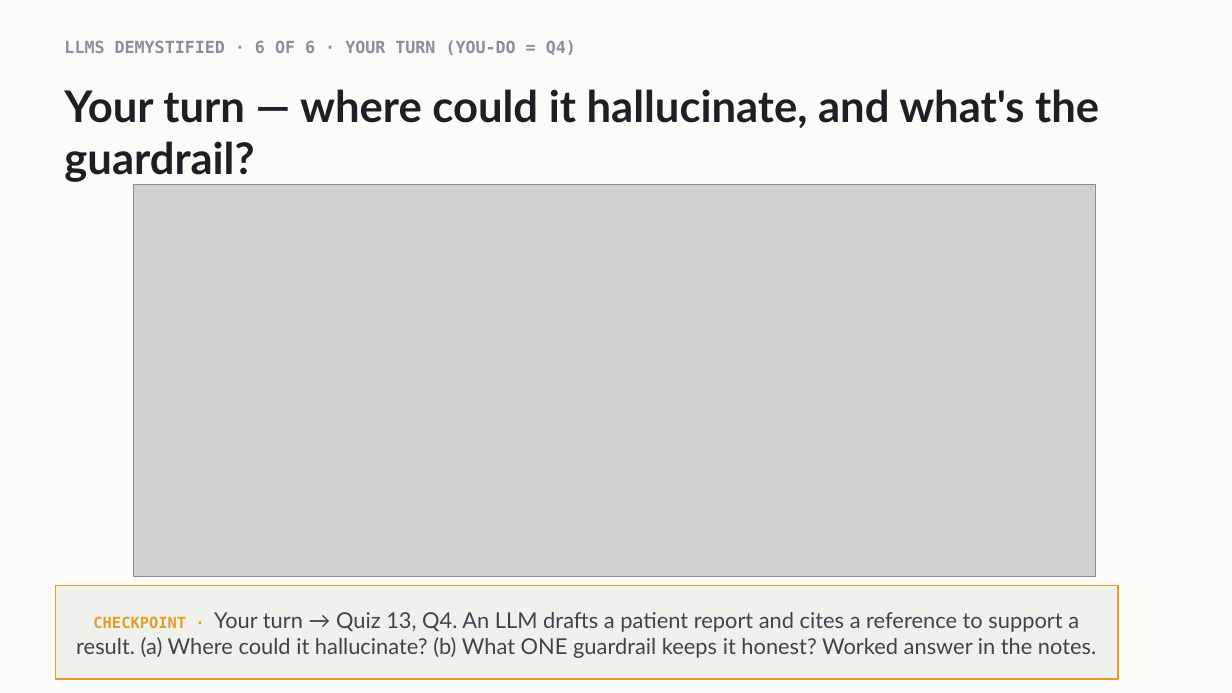
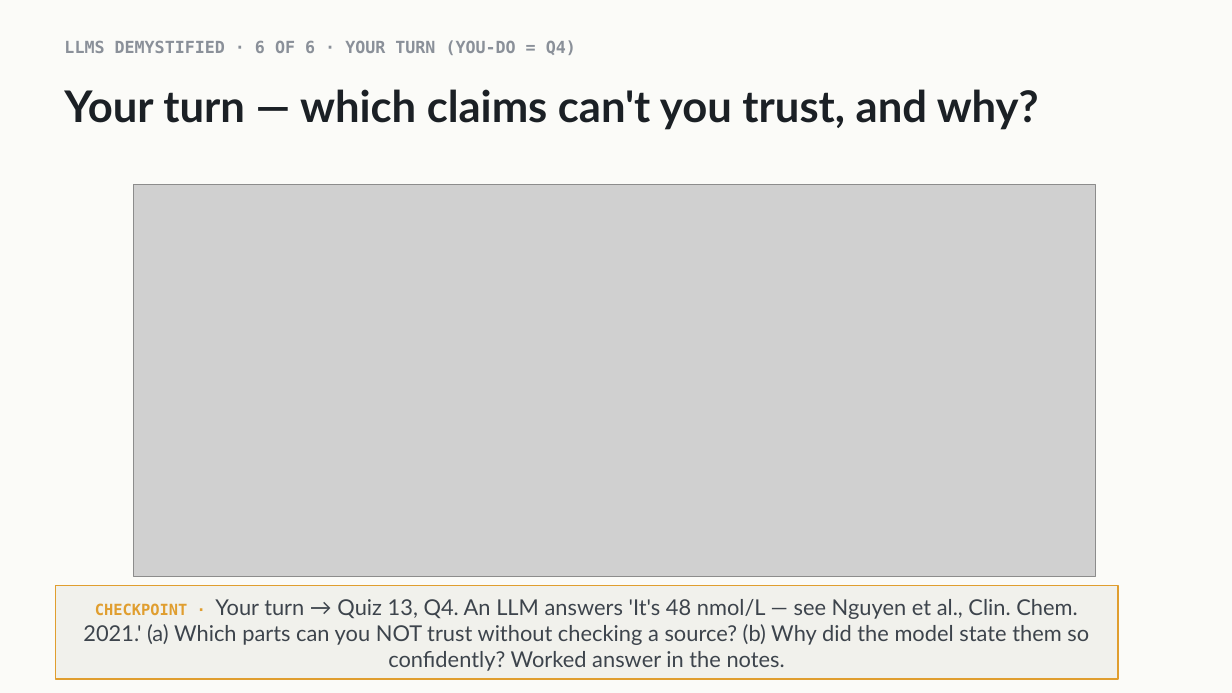
Before and after one commit to indigobio/msacl_dl_course, a slide deck: slide 8 of slides/pptx/lecture13_llms_landscape.pptx. Drawn at 1232x693 pixels with LibreOffice and Linux fonts; fonts in the diff are those of the drawing; grey boxes stand for pictures. Boxes give left, top, right and bottom in pixels: in the first picture for what was removed or moved away, otherwise in the second. Text is boxed around its words. In the diff, an @@ line names an element or a change of style, - is before the commit and + after.

```diff
--- a/slides/pptx/lecture13_llms_landscape.pptx
+++ b/slides/pptx/lecture13_llms_landscape.pptx
@@ text at (x1=64, y1=89, x2=1039, y2=130): text changed @@
-Your turn — where could it hallucinate, and what's the guardrail?
+Your turn — which claims can't you trust, and why?
@@ text in rectangle at (x1=83, y1=599, x2=1089, y2=671): text changed @@
-CHECKPOINT · Your turn → Quiz 13, Q4. An LLM drafts a patient report and cites a reference to support a result. (a) Where could it hallucinate? (b) What ONE guardrail keeps it honest? Worked answer in the notes.
+CHECKPOINT · Your turn → Quiz 13, Q4. An LLM answers 'It's 48 nmol/L — see Nguyen et al., Clin. Chem. 2021.' (a) Which parts can you NOT trust without checking a source? (b) Why did the model state them so confidently? Worked answer in the notes.
```
Also in this commit, not shown: 5 other slides changed, 1 slide added, 10 other files.
